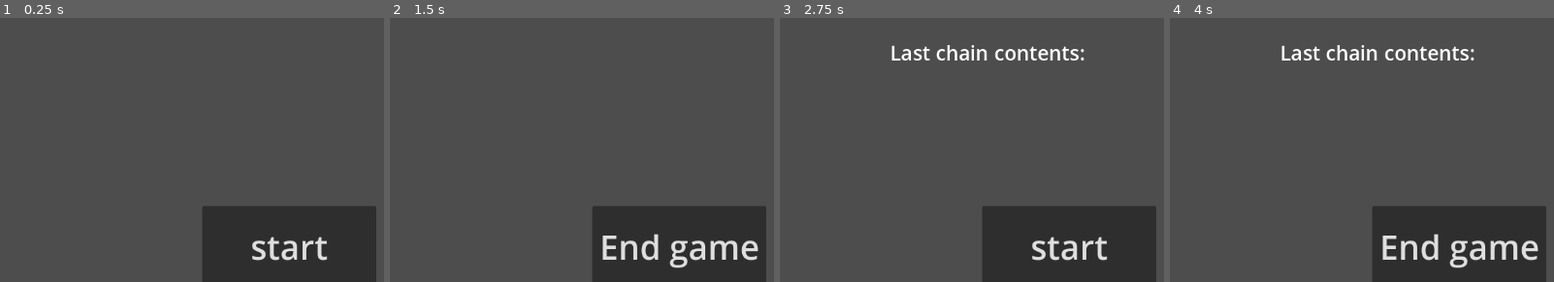
Above: before the commit, frames 1-4 (left to right).
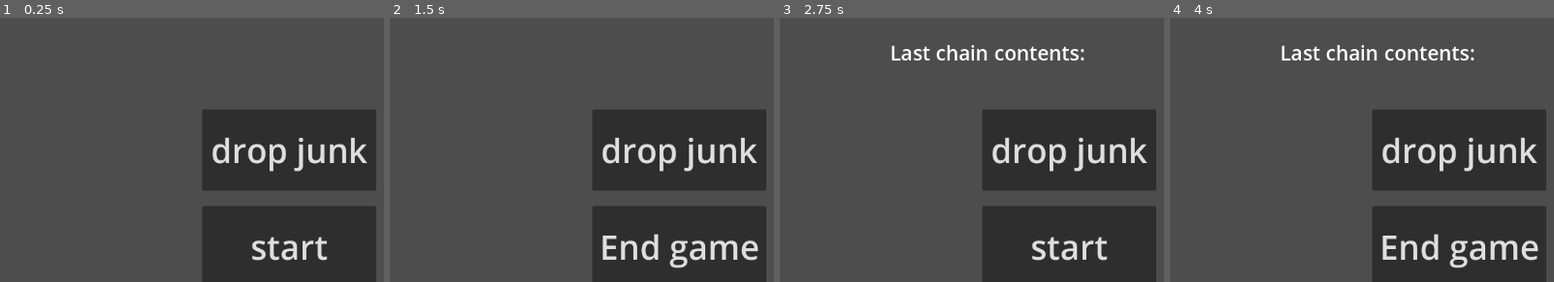
Above: after the commit, the same moments.

Repository: MarGamaDev/PuyoPuyoLike
Game: Godot game, scene res://Scenes/game_manager.tscn
Two runs of this game, one before a commit and one after it. Both use one fixed random seed, a clock stepped at 60 frames per second and the inputs below. This scene is started directly instead of the project's main scene.
Inputs (mouse positions are % of the whole screen's width and height, from its top left):
- Up to frame 1 (0.25 s): no input
- Up to frame 2 (1.5 s): click (88, 73) at 0.5 s, where only the run after the commit has a clickable "drop junk"; click "start" at 1.25 s
- Up to frame 3 (2.75 s): click "End game" at 2 s
- Up to frame 4 (4 s): click "start" at 2.75 s; tap Enter at 3.5 s; hold D (puyo_right) from 3.53 s (still down); tap 1 (TESTING_player_spawn) at 3.6 s
The pictures show only the part of the screen within x 50-100%, y 48-98%; the shares and areas given below are measured in that part.

The runs differ from the first frame. In frame 1, 13% of the frame differs, in the area x 52-98%, y 34-66%; in frame 2, 13%; in frame 3, 13%; in frame 4, 13%.
Error in both runs: Trying to assign value of type 'Nil' to a variable of type 'Array'. (res://scripts/grid_manager.gd:349)

Commit message:
added a testing button for junk

Diff:
--- a/Scenes/game_manager.tscn
+++ b/Scenes/game_manager.tscn
@@ -71,9 +71,25 @@
 grow_vertical = 2
 theme_override_font_sizes/font_size = 30
 
+[node name="JunkTest" type="Button" parent="UI"]
+anchors_preset = 3
+anchor_left = 1.0
+anchor_top = 1.0
+anchor_right = 1.0
+anchor_bottom = 1.0
+offset_left = -279.0
+offset_top = -286.0
+offset_right = -20.0
+offset_bottom = -165.0
+grow_horizontal = 0
+grow_vertical = 0
+theme_override_font_sizes/font_size = 50
+text = "drop junk"
+
 [connection signal="chain_pop" from="GridManager" to="." method="chain_popped"]
 [connection signal="life_loss" from="GridManager" to="." method="lose_life"]
 [connection signal="pressed" from="UI/Button" to="." method="_on_test_button_pressed"]
 [connection signal="pressed" from="UI/Button" to="GridManager" method="start_game"]
 [connection signal="pressed" from="UI/EndButton" to="." method="_test_on_end_button_pressed"]
 [connection signal="pressed" from="UI/EndButton" to="GridManager" method="end_game"]
+[connection signal="pressed" from="UI/JunkTest" to="." method="_on_junk_test_pressed"]
--- a/scripts/game_manager.gd
+++ b/scripts/game_manager.gd
@@ -41,3 +41,7 @@
 	$UI/EndButton.hide()
 	$UI/Button.show()
 	test_reset_chain()
+
+
+func _on_junk_test_pressed() -> void:
+	$GridManager.add_to_spawn_queue(PuyoQueueEvent.create(PuyoQueueEvent.EVENT_TYPE.JUNKROW,1))
--- a/scripts/grid_manager.gd
+++ b/scripts/grid_manager.gd
@@ -507,6 +507,9 @@
 			return true
 	return false
 
+func add_to_spawn_queue(new_event: PuyoQueueEvent):
+	event_queue.append(new_event)
+
 #used for specific junk patterns that fall from the top
 func create_top_junk_specific(junk_positions : Array[Vector2i]):
 	#junk positions will be from left to right top to bottom
